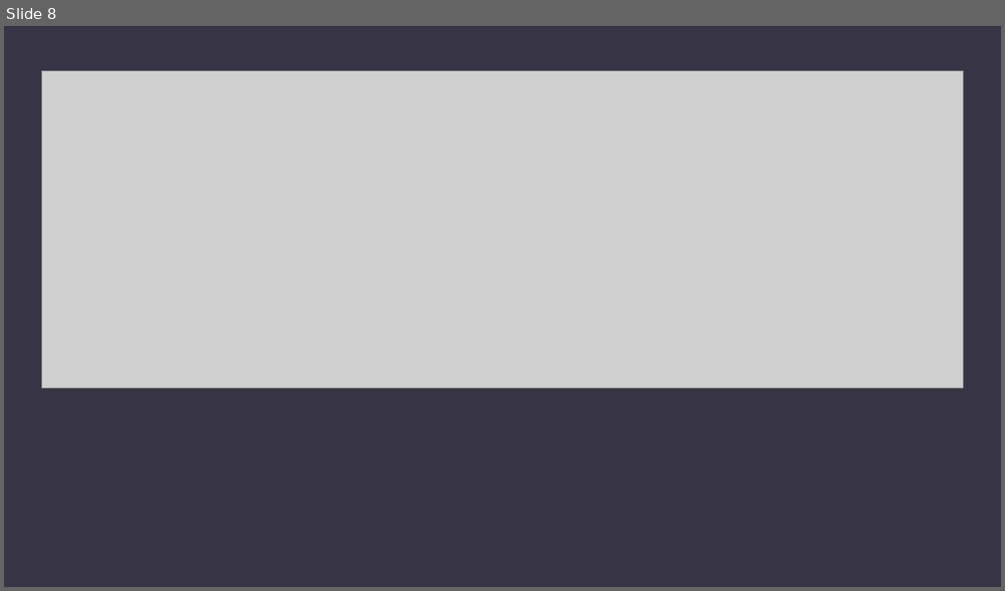
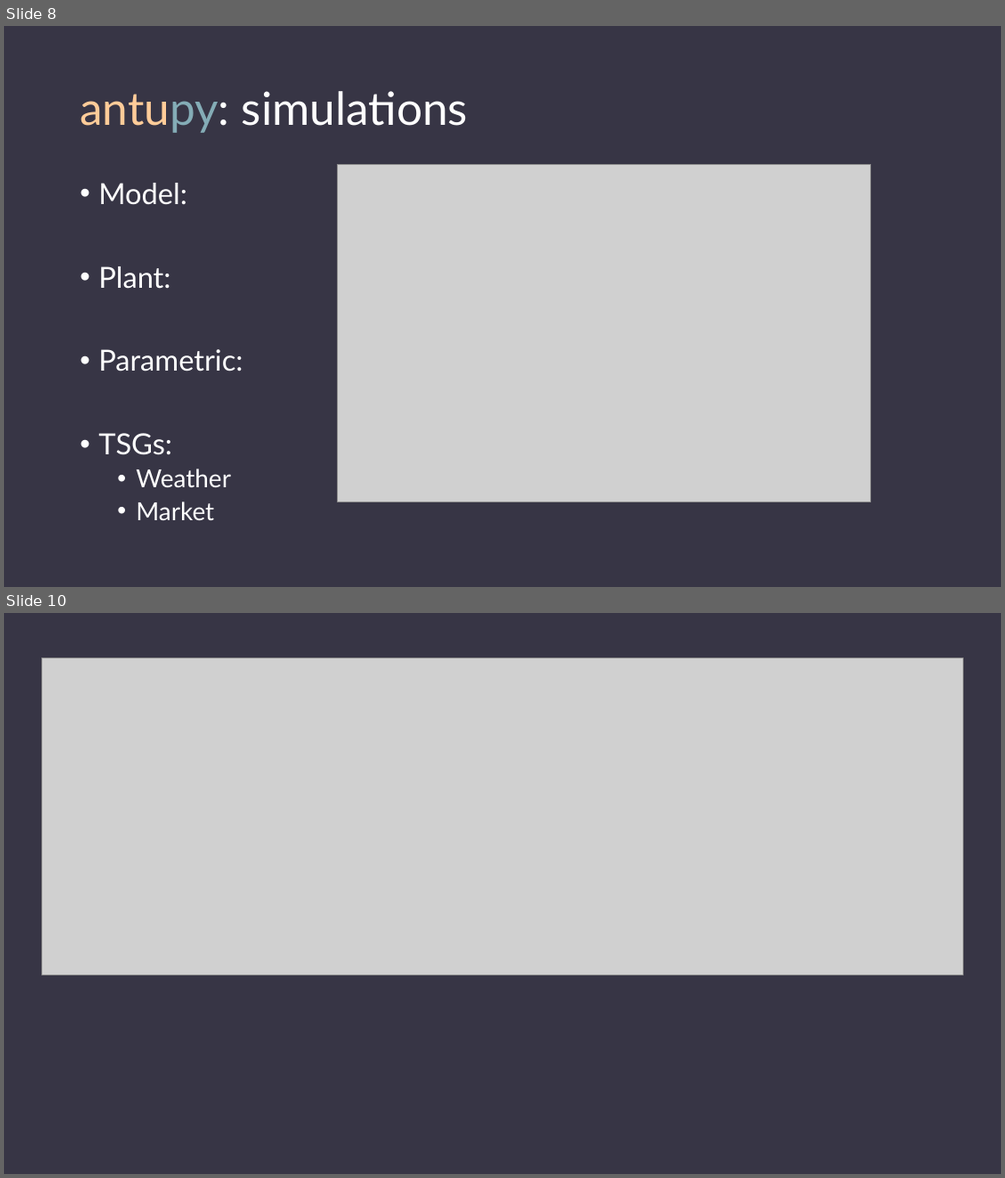
Before and after one commit to DavidSaldivia/antupy, a slide deck: tuts/prezzo/antupy.pptx. Shown one above the other, each under a label of ours: slide 8 before the commit, slides 8 and 10 after it; the slides between them are not shown. The pictures are 1005x591 and 1005x1178 pixels, drawn with LibreOffice and Linux fonts; fonts in the diff are those of the drawing; grey boxes stand for pictures. Boxes give left, top, right and bottom in pixels: in the first picture for what was removed or moved away, otherwise in the second. Text is boxed around its words. In the diff, an @@ line names an element or a change of style, - is before the commit and + after.

Commit message:
Some updates to antupy presentations.

```diff
--- a/tuts/prezzo/antupy.pptx
+++ b/tuts/prezzo/antupy.pptx
@@ slide 8 added at bbox=[4, 26, 1001, 587], background #373545 @@
@@ title added at bbox=[80, 91, 468, 133], 44 pt, text #FFFFFF @@
+antupy: simulations
@@ text added at bbox=[98, 183, 243, 520], 28 pt, text #FFFFFF @@
+• Model:
+• Plant:
+• Parametric:
+• TSGs:
+  • Weather
+  • Market
@@ picture added at bbox=[338, 164, 871, 501] @@
@@ what was slide 8 is now slide 10 @@
```
Also in this commit, not shown: 3 slides changed, 6 other slides added, 4 slides removed, 5 other files.
